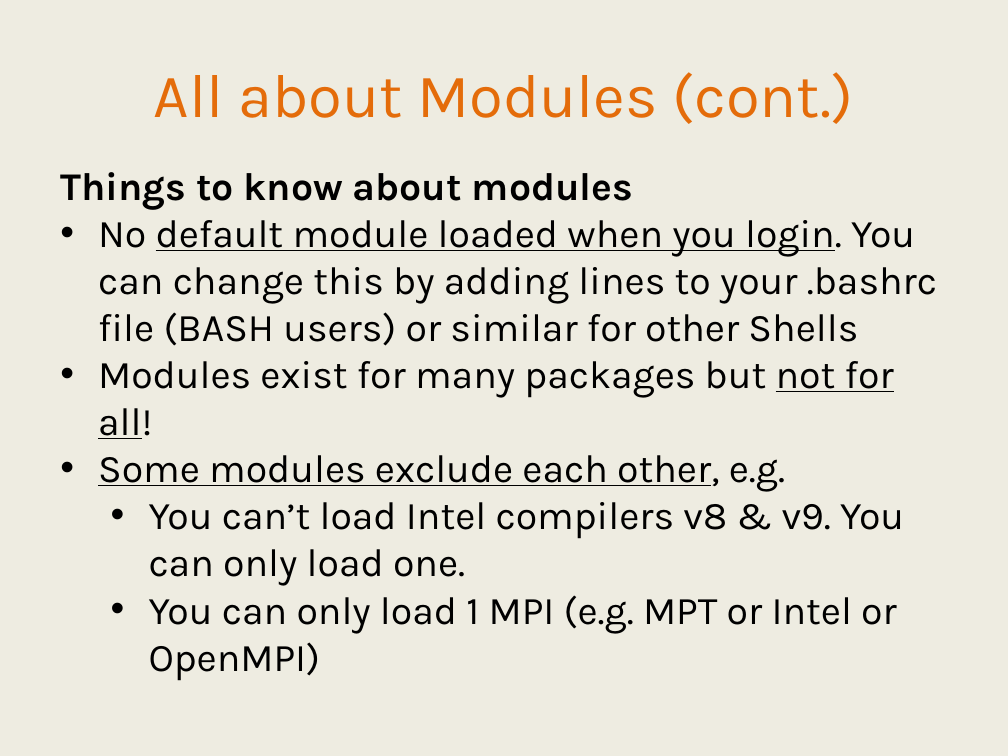
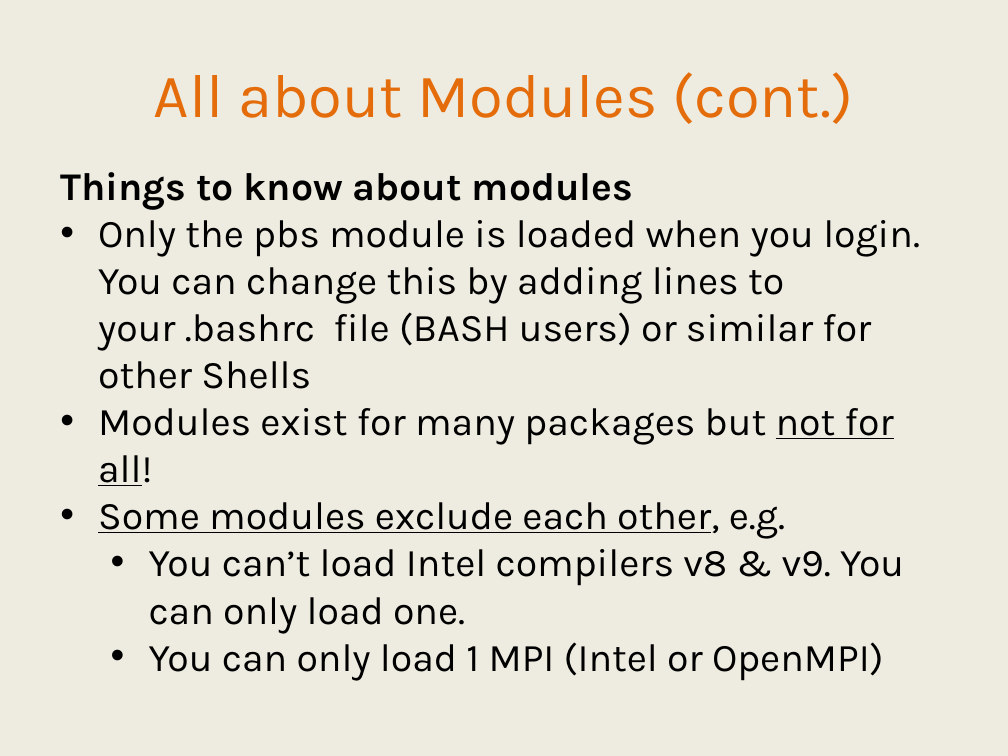
Before and after one commit to IntersectAustralia/TrainingMaterials, a slide deck: slide 21 of hpc1/03 HPC - Slides.pptx. Drawn at 1008x756 pixels with LibreOffice and Linux fonts; fonts in the diff are those of the drawing. Boxes give left, top, right and bottom in pixels: in the first picture for what was removed or moved away, otherwise in the second. Text is boxed around its words. In the diff, an @@ line names an element or a change of style, - is before the commit and + after.

```diff
--- a/hpc1/03 HPC - Slides.pptx
+++ b/hpc1/03 HPC - Slides.pptx
@@ text at box(98, 220, 920, 389): text changed @@
-• No default module loaded when you login. You can change this by adding lines to your .bashrc file (BASH users) or similar for other Shells
+• Only the pbs module is loaded when you login. You can change this by adding lines to your .bashrc file (BASH users) or similar for other Shells
@@ text at box(149, 642, 884, 681): text changed @@
-  • You can only load 1 MPI (e.g. MPT or Intel or OpenMPI)
+  • You can only load 1 MPI (Intel or OpenMPI)
```
Also in this commit, not shown: 19 other slides changed, 2 slides added, 10 slides removed, 5 other files.
